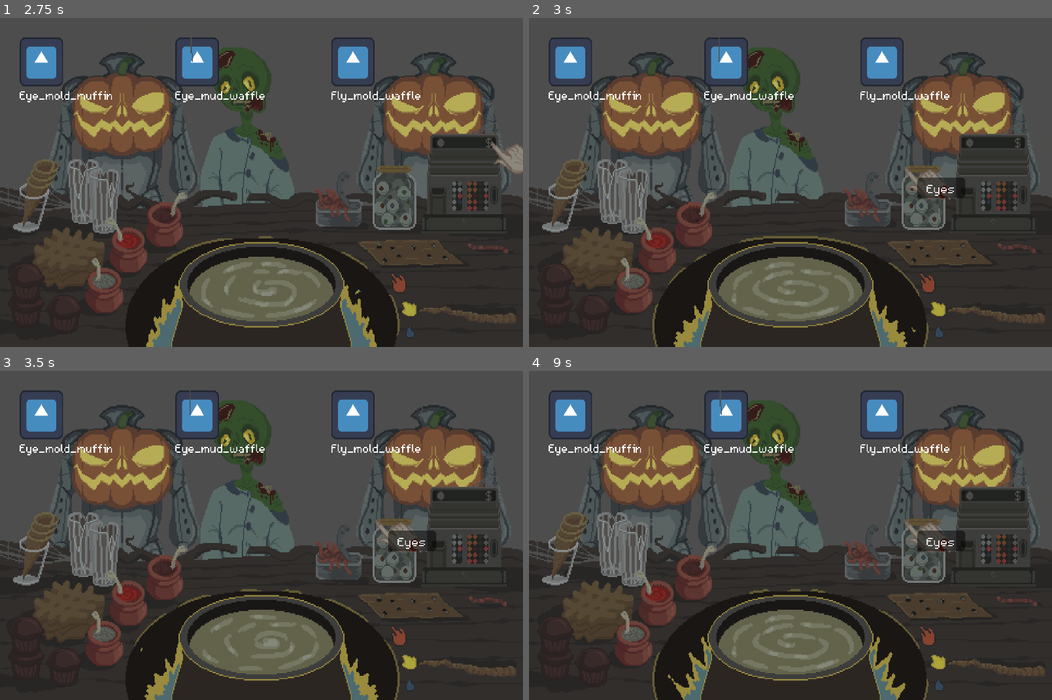
Above: before the commit, frames 1-4 (two rows, left to right).
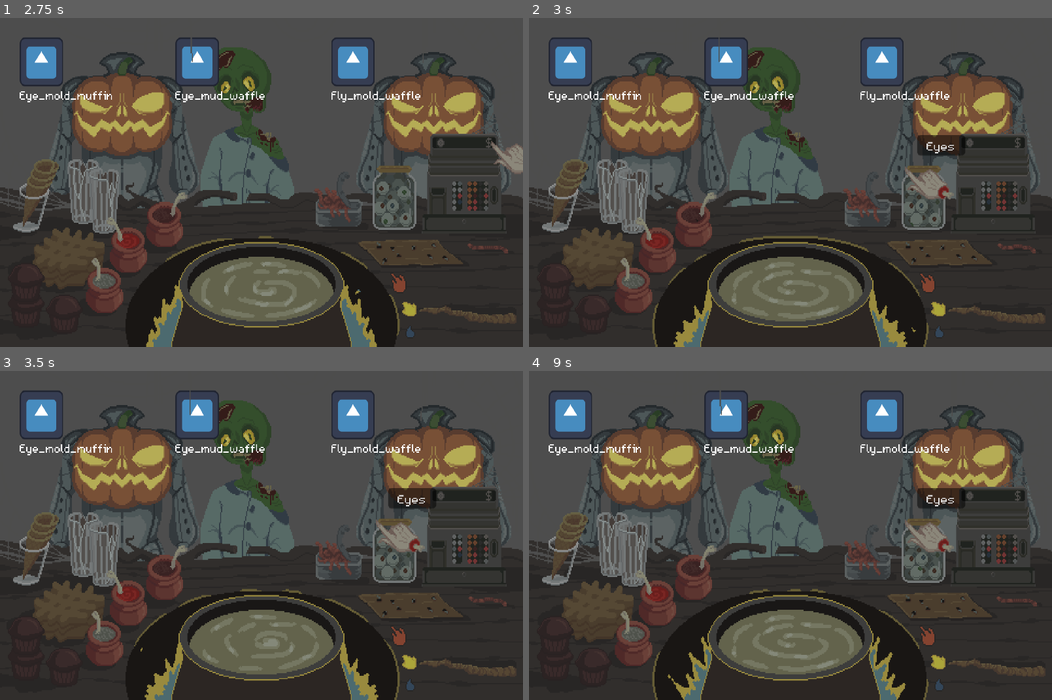
Above: after the commit, the same moments.

Repository: KiberDimon/OurTvorenie
Game: Godot game, scene res://scenes/main.tscn
Same seed, same stepped clock (60 frames per second), same inputs: the game is played once before the commit and once after it. The engine's default icon, where the game draws it, is replaced by a stand-in: a white triangle on a blue panel in a dark square.
Inputs (mouse positions are in pixels of both pictures, inside the frame that each line leads up to):
- Up to frame 1 (2.75 s): click (491, 139) at 0.5 s; click (491, 139) at 1.25 s; click (491, 139) at 2 s
- Up to frame 2 (3 s): move the mouse to (905, 166) at 2.77 s
- Up to frame 3 (3.5 s): no input
- Up to frame 4 (9 s): move the mouse to (685, 551) at 3.52 s; move the mouse to (842, 463) at 4.27 s; move the mouse to (764, 601) at 5.02 s; move the mouse to (947, 584) at 5.77 s; move the mouse to (633, 486) at 6.52 s; move the mouse to (816, 535) at 7.27 s; move the mouse to (712, 453) at 8.02 s; move the mouse to (905, 519) at 8.77 s

Frame 1 is identical in both runs. In frame 2, 1.1% of the frame differs, in the area x 74-84%, y 35-55%; in frame 3, 1.1%; in frame 4, 1.1%.

Commit message:
custom_cursor_fix

Diff:
--- a/project.godot
+++ b/project.godot
@@ -31,6 +31,7 @@
 window/size/window_width_override=1290
 window/size/window_height_override=810
 window/stretch/mode="canvas_items"
+mouse_cursor/tooltip_position_offset=Vector2(10, -25)
 
 [gui]
 
